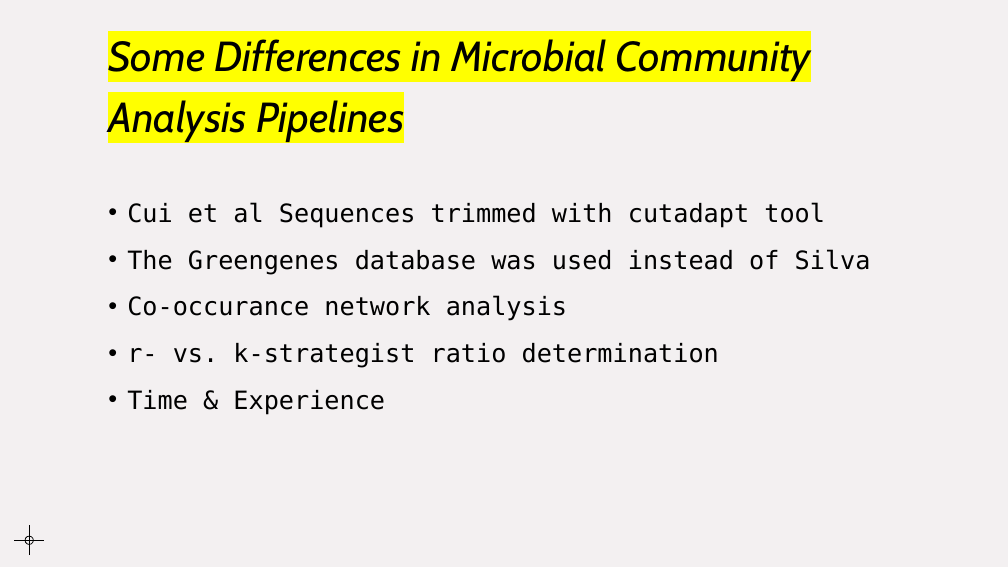
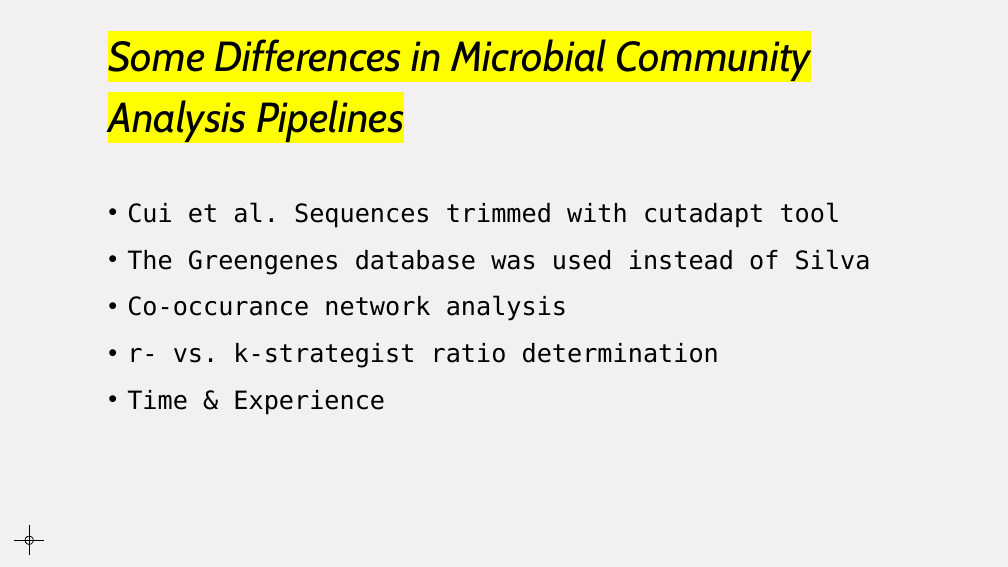
Before and after one commit to alm379/Cui_Comp_Micro_project, a slide deck: slide 13 of Presentation/BIOMI6300.pptx (slide 12 before the commit). Drawn at 1008x567 pixels with LibreOffice and Linux fonts; fonts in the diff are those of the drawing. Boxes give left, top, right and bottom in pixels: in the first picture for what was removed or moved away, otherwise in the second. Text is boxed around its words. In the diff, an @@ line names an element or a change of style, - is before the commit and + after.

```diff
--- a/Presentation/BIOMI6300.pptx
+++ b/Presentation/BIOMI6300.pptx
@@ text at (127, 202, 841, 228): text changed @@
-• Cui et al Sequences trimmed with cutadapt tool
+• Cui et al. Sequences trimmed with cutadapt tool
```
Also in this commit, not shown: 1 other slide changed, 1 slide added.
